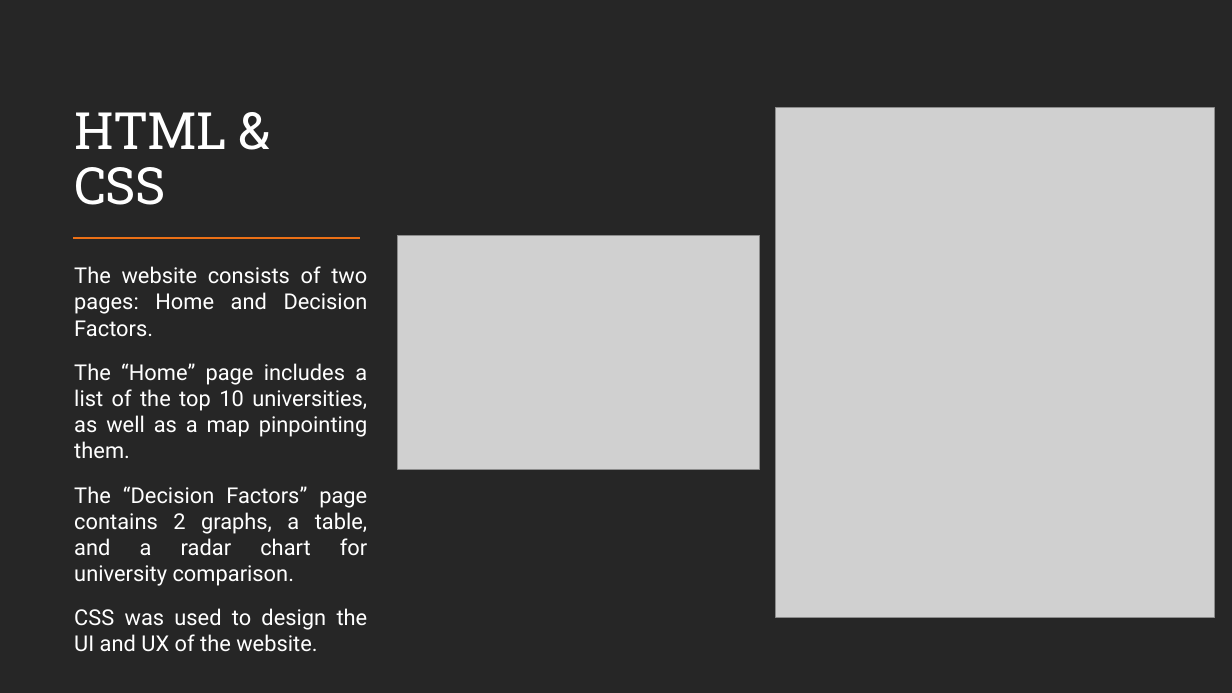
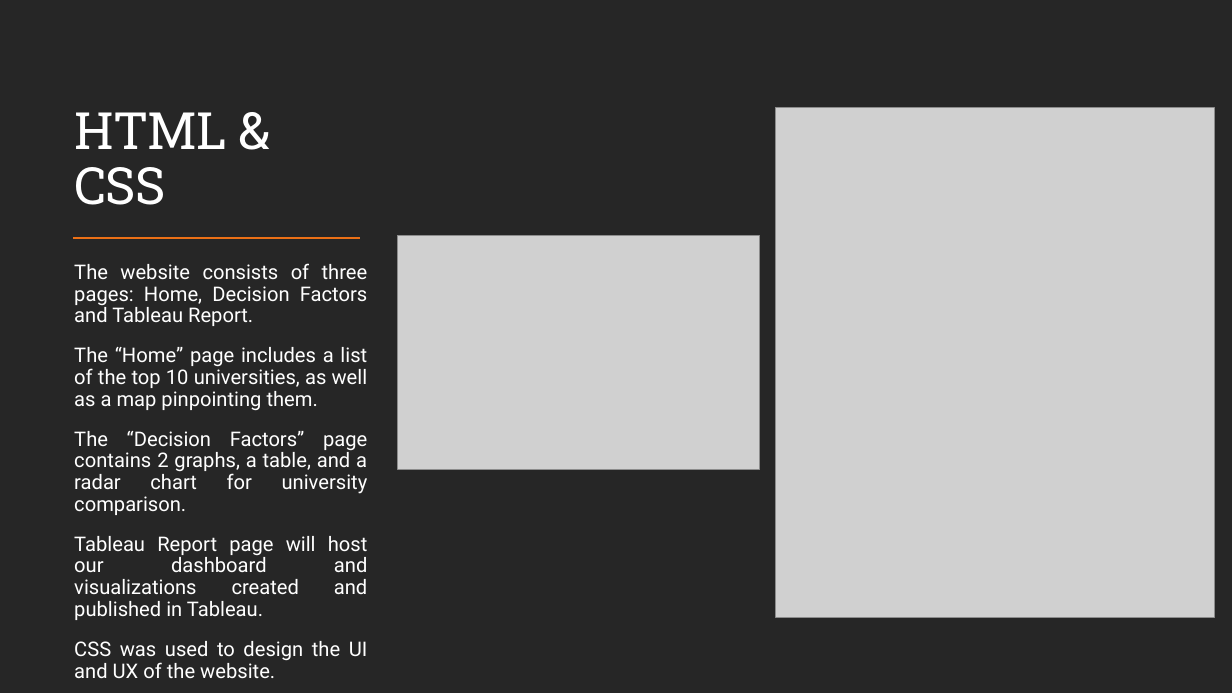
Before and after one commit to Chadi272/Project_3_Path_Finders, a slide deck: slide 13 of Path Finders.pptx (slide 11 before the commit). Drawn at 1232x693 pixels with LibreOffice and Linux fonts; fonts in the diff are those of the drawing; grey boxes stand for pictures. Boxes give left, top, right and bottom in pixels: in the first picture for what was removed or moved away, otherwise in the second. Text is boxed around its words. In the diff, an @@ line names an element or a change of style, - is before the commit and + after.

```diff
--- a/Path Finders.pptx
+++ b/Path Finders.pptx
@@ text at <box>74,263,368,326</box>: text changed; size 17 to 15.7 pt @@
-  The website consists of two pages: Home and Decision Factors.
+  The website consists of three pages: Home, Decision Factors and Tableau Report.
@@ text at <box>74,347,368,678</box>: size 17 to 15.7 pt in "The “Home” page includes a list of ...", "The “Decision Factors” page contains 2 graphs, ...", "CSS was used to design the UI ..."; line spacing 1 to 0.9 @@
@@ text at <box>74,536,368,620</box>: paragraph added @@
+  Tableau Report page will host our dashboard and visualizations created and published in Tableau.
```
Also in this commit, not shown: 6 other slides changed, 2 slides added, 3 other files.
